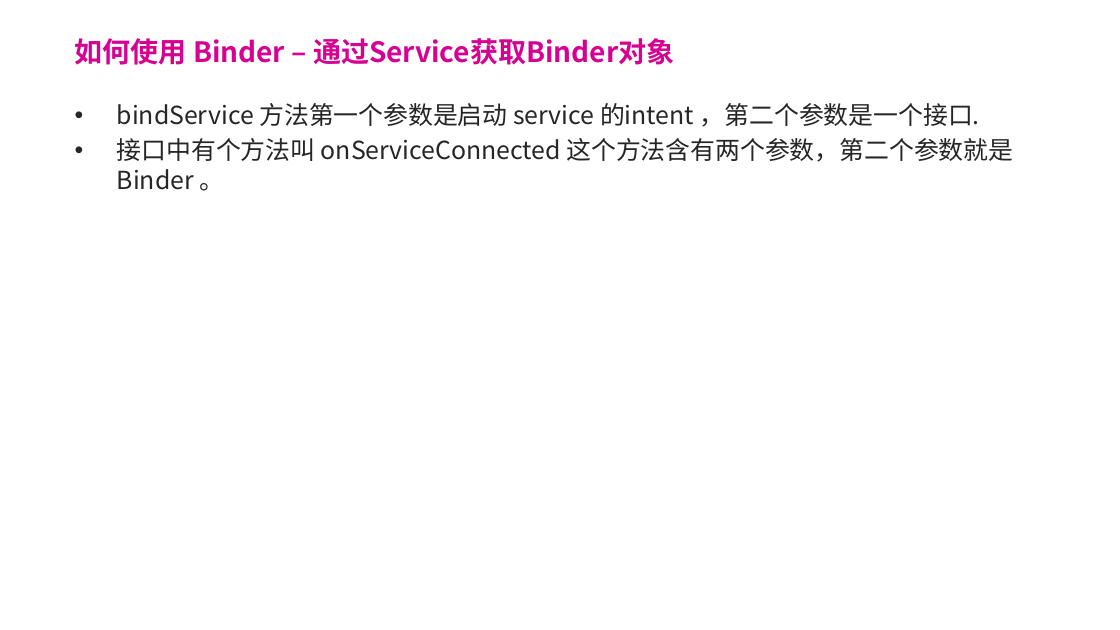
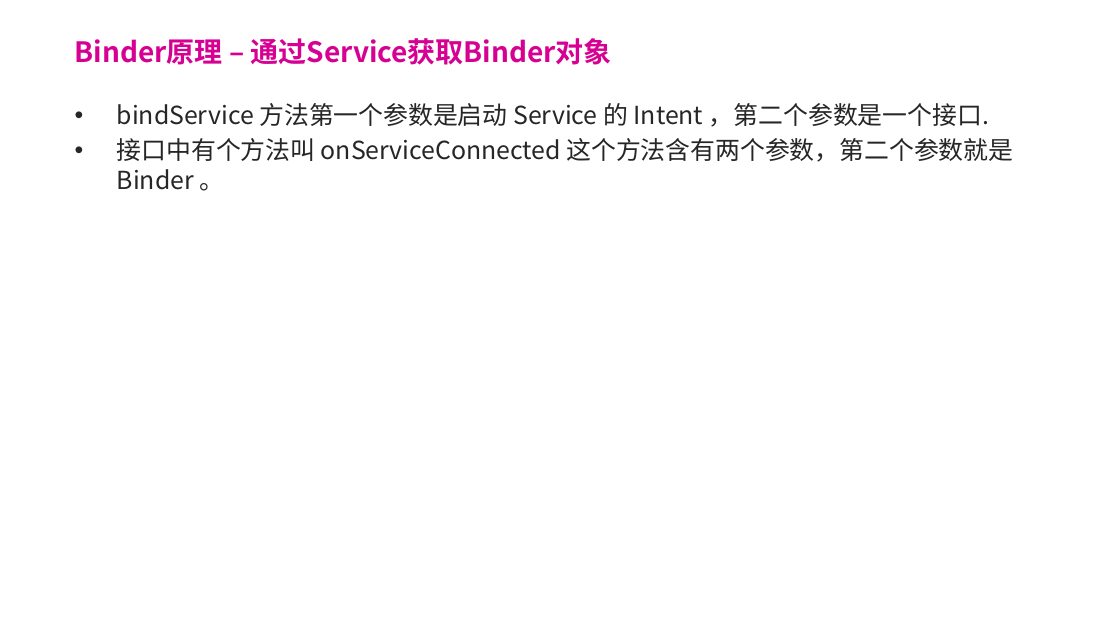
Before and after one commit to forsail/Study, a slide deck: slide 20 of notes/binder/binder简介.pptx (slide 19 before the commit). Drawn at 1120x630 pixels with LibreOffice and Linux fonts; fonts in the diff are those of the drawing; background and template pictures are left out. Boxes give left, top, right and bottom in pixels: in the first picture for what was removed or moved away, otherwise in the second. Text is boxed around its words. In the diff, an @@ line names an element or a change of style, - is before the commit and + after.

Commit message:
[binder] 完成ppt

```diff
--- a/notes/binder/binder简介.pptx
+++ b/notes/binder/binder简介.pptx
@@ title at [75, 38, 612, 65]: text changed @@
-如何使用 Binder – 通过Service获取Binder对象
+Binder原理 – 通过Service获取Binder对象
@@ text at [117, 103, 989, 127]: text changed @@
-• bindService 方法第一个参数是启动 service 的intent ，第二个参数是一个接口.
+• bindService 方法第一个参数是启动 Service 的 Intent ，第二个参数是一个接口.
```
Also in this commit, not shown: 15 other slides changed, 2 slides added.
